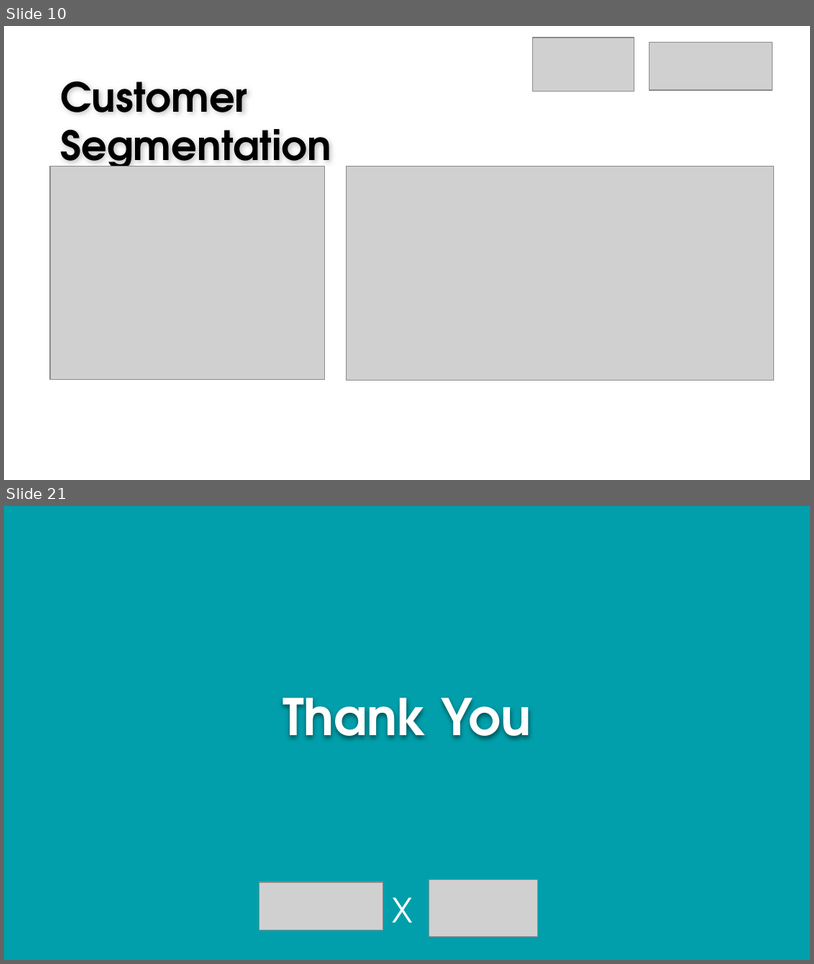
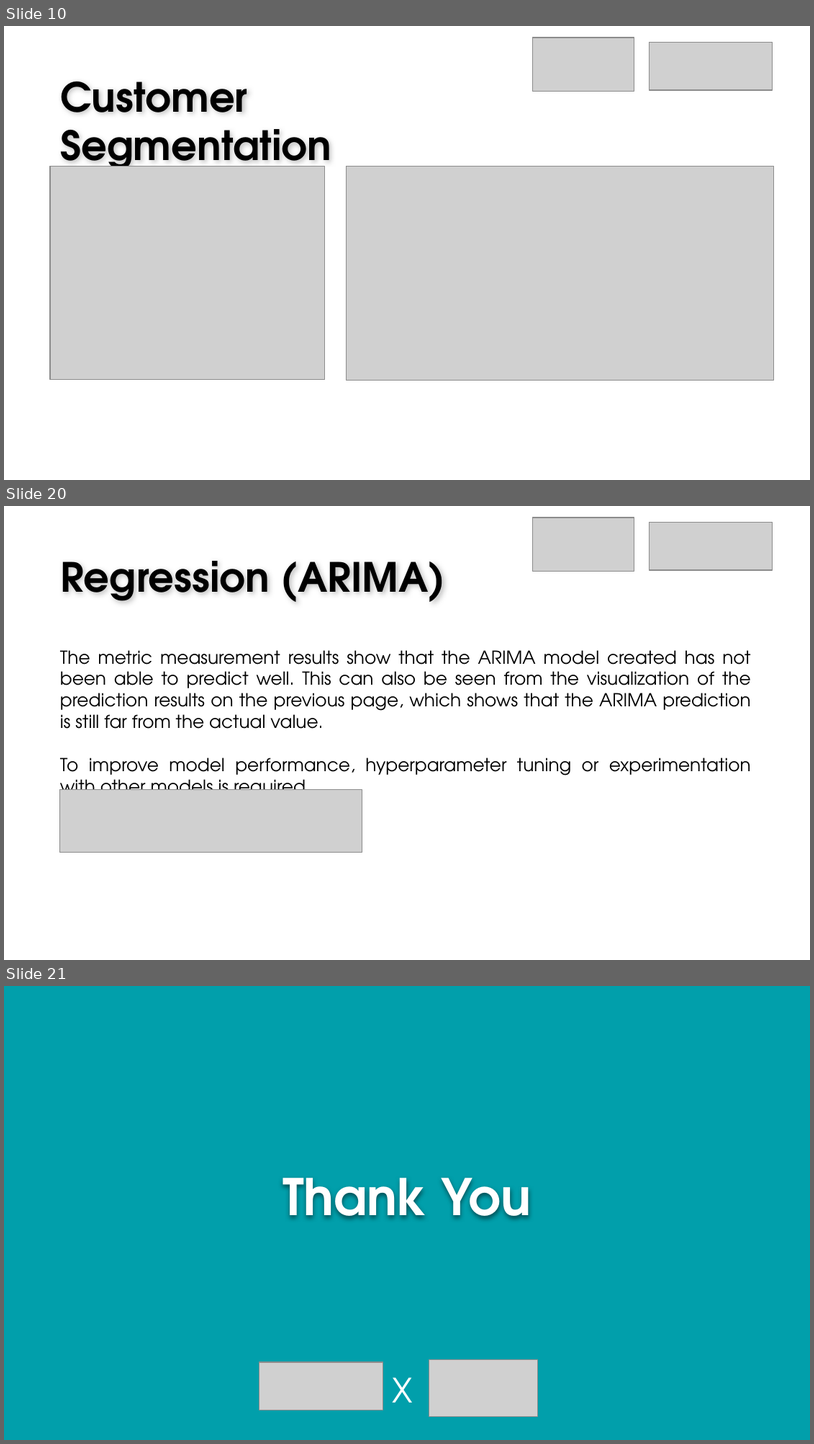
Before and after one commit to gisellehalim/kalbe-ds-vix-rakamin, a slide deck: Result Kalbe Nutritionals x Rakamin Academy.pptx. Shown one above the other, each under a label of ours: slides 10 and 21 before the commit, slides 10, 20 and 21 after it; the slides between them are not shown. The pictures are 814x964 and 814x1444 pixels, drawn with LibreOffice and Linux fonts; fonts in the diff are those of the drawing; grey boxes stand for pictures; background and template pictures are left out. Boxes give left, top, right and bottom in pixels: in the first picture for what was removed or moved away, otherwise in the second. Text is boxed around its words. In the diff, an @@ line names an element or a change of style, - is before the commit and + after.

```diff
--- a/Result Kalbe Nutritionals x Rakamin Academy.pptx
+++ b/Result Kalbe Nutritionals x Rakamin Academy.pptx
@@ slide 20 added at (4, 506, 810, 960), background picture (left out) @@
@@ picture added at (533, 518, 635, 571) @@
@@ picture added at (649, 522, 772, 569) @@
@@ text added at (60, 561, 446, 602), 36 pt, text #000000, bold @@
+Regression (ARIMA)
@@ text added at (60, 650, 751, 790), 16 pt, text #000000 @@
+The metric measurement results show that the ARIMA model created has not been able to predict well. This can also be seen from the visualization of the prediction results on the previous page, which shows that the ARIMA prediction is still far from the actual value.
+To improve model performance, hyperparameter tuning or experimentation with other models is required.
@@ picture added at (59, 790, 362, 852) @@
```
Also in this commit, not shown: 13 slides changed, 1 slide removed.
